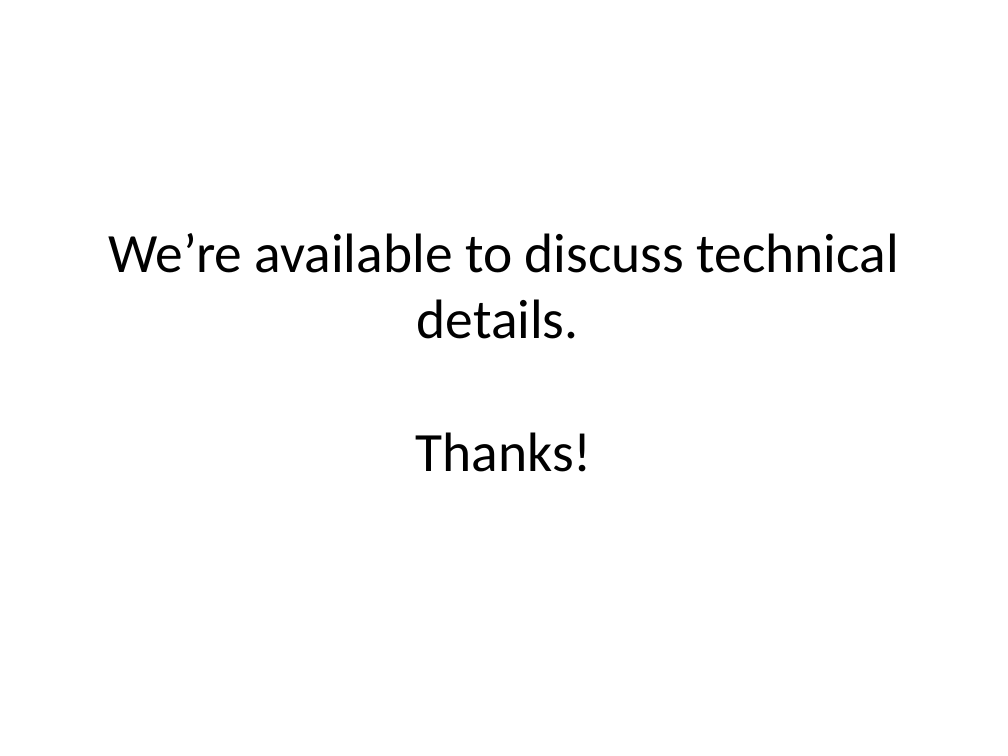
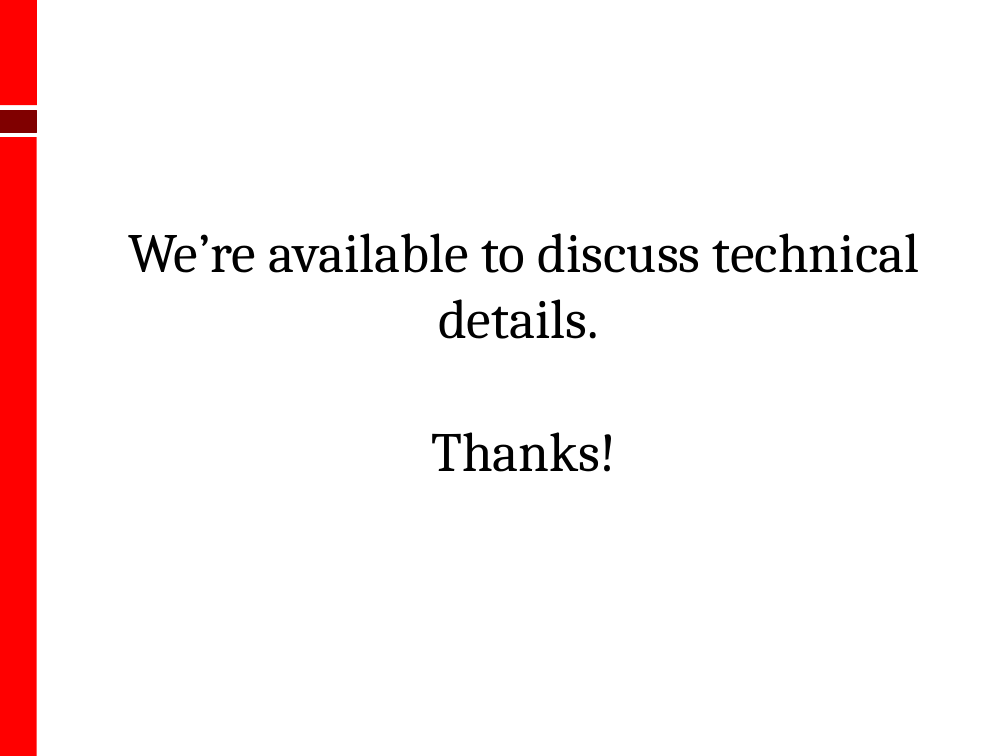
Before and after one commit to kmhoo/AdvancedMLProject, a slide deck: slide 9 of advML_final_presentation.pptx. Drawn at 1008x756 pixels with LibreOffice and Linux fonts; fonts in the diff are those of the drawing. Boxes give left, top, right and bottom in pixels: in the first picture for what was removed or moved away, otherwise in the second. Text is boxed around its words. In the diff, an @@ line names an element or a change of style, - is before the commit and + after.

```diff
--- a/advML_final_presentation.pptx
+++ b/advML_final_presentation.pptx
@@ rectangle added at (x1=0, y1=0, x2=37, y2=105), fill #FF0000 @@
@@ rectangle added at (x1=0, y1=111, x2=36, y2=132), fill #800000, outline #800000 0.75 pt @@
@@ rectangle added at (x1=0, y1=137, x2=37, y2=756), fill #FF0000 @@
@@ title "We’re available to discuss technical ..." moved from (x1=109, y1=233, x2=899, y2=472) to (x1=128, y1=233, x2=920, y2=472) @@
@@ title "We’re available to discuss technical ..." at (x1=128, y1=233, x2=920, y2=472): font Calibri to Cambria @@
```
Also in this commit, not shown: 8 other slides changed, 2 slides removed.
